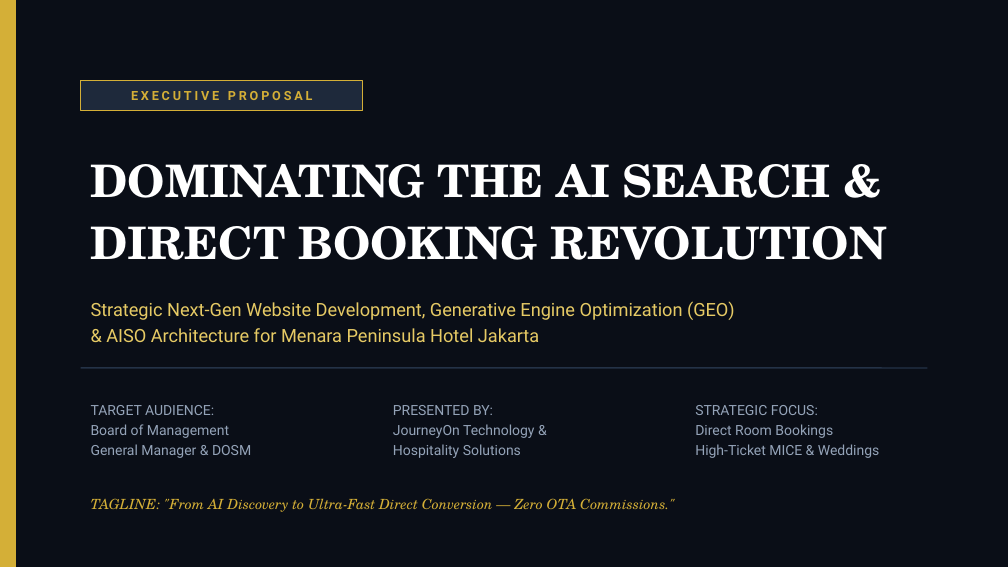
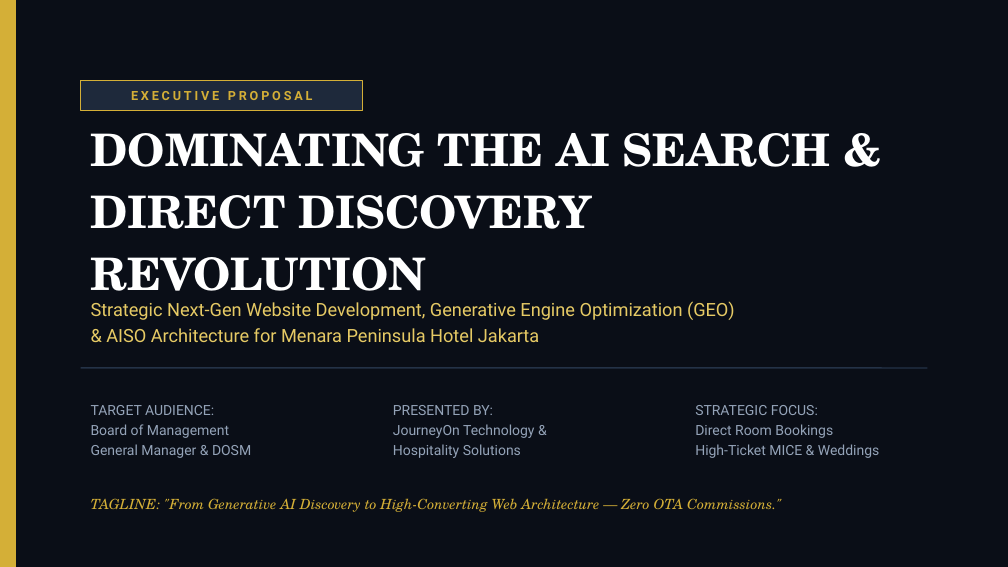
Before and after one commit to arbuuuud/menarapeninsula, a slide deck: slide 1 of PITCH_DECK_MENARA_PENINSULA_AISO.pptx. Drawn at 1008x567 pixels with LibreOffice and Linux fonts; fonts in the diff are those of the drawing. Boxes give left, top, right and bottom in pixels: in the first picture for what was removed or moved away, otherwise in the second. Text is boxed around its words. In the diff, an @@ line names an element or a change of style, - is before the commit and + after.

```diff
--- a/PITCH_DECK_MENARA_PENINSULA_AISO.pptx
+++ b/PITCH_DECK_MENARA_PENINSULA_AISO.pptx
@@ text at (91, 195, 592, 305): text changed @@
-DIRECT BOOKING REVOLUTION
+DIRECT DISCOVERY REVOLUTION
@@ text at (91, 498, 782, 512): text changed @@
-TAGLINE: "From AI Discovery to Ultra-Fast Direct Conversion — Zero OTA Commissions."
+TAGLINE: "From Generative AI Discovery to High-Converting Web Architecture — Zero OTA Commissions."
```
Also in this commit, not shown: 7 other slides changed, 2 other files.
